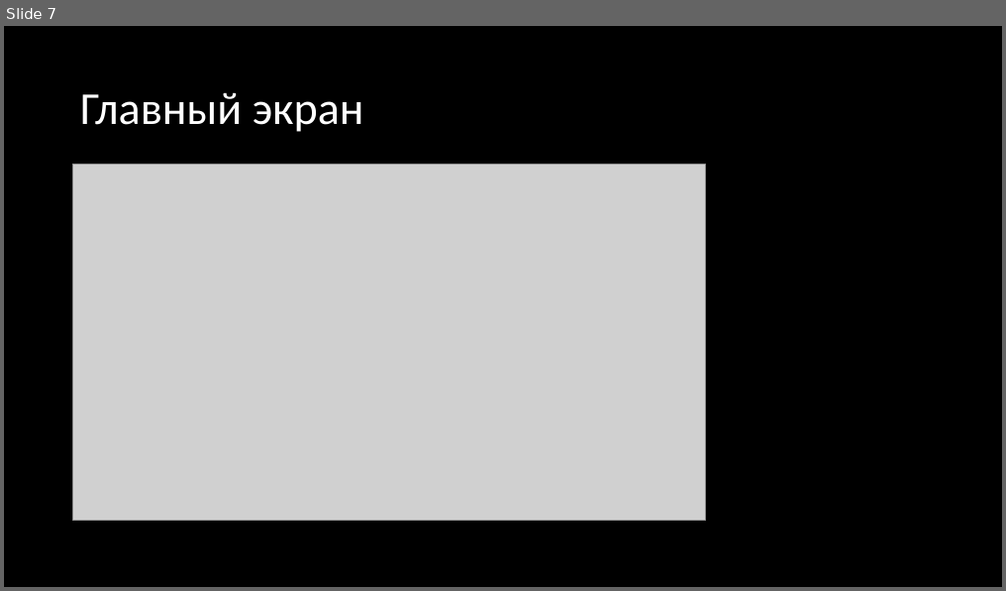
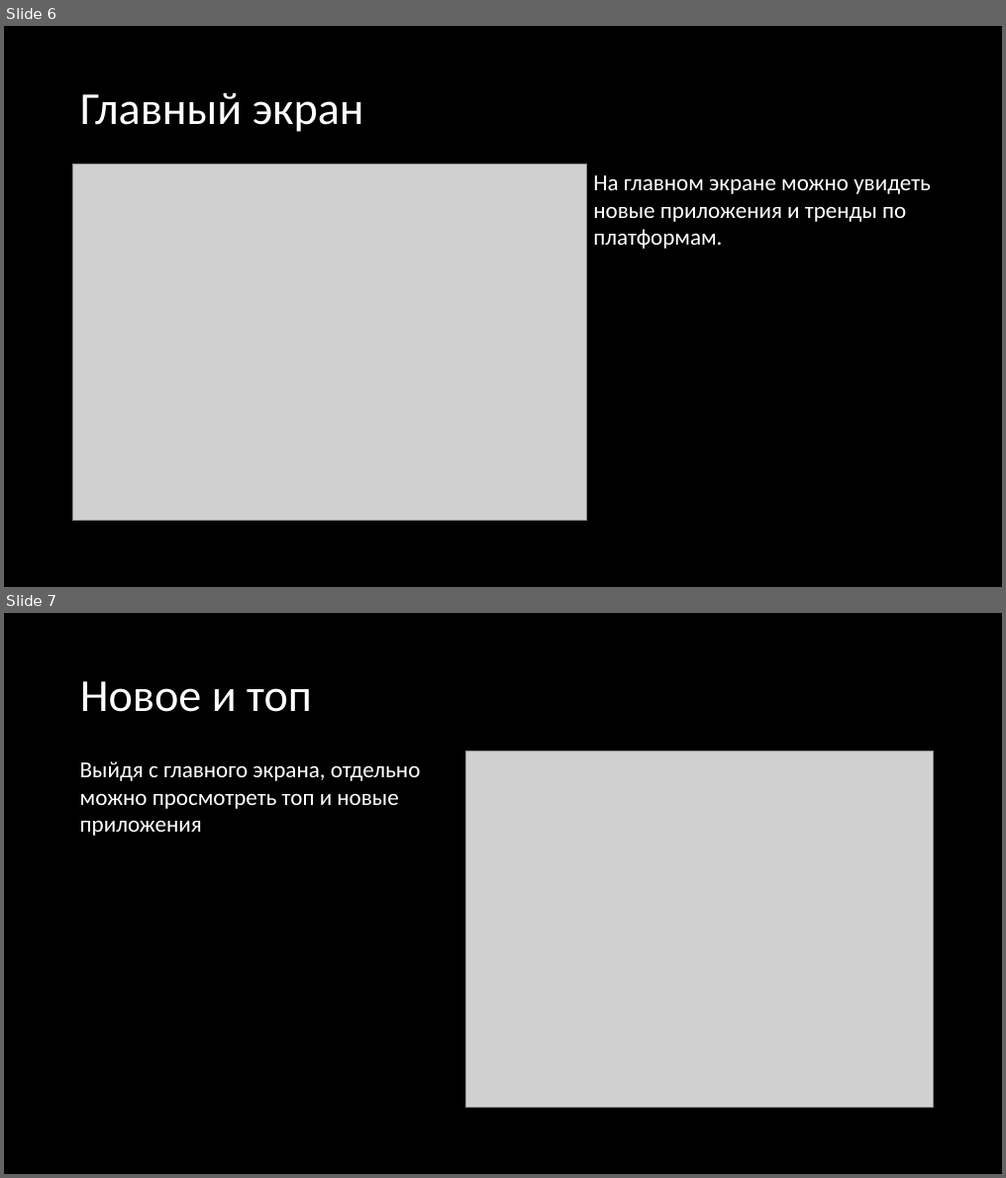
Before and after one commit to ultrasaks/bShop_web, a slide deck: проект.pptx. Shown one above the other, each under a label of ours: slide 7 before the commit, slides 6 and 7 after it. The pictures are 1006x591 and 1006x1178 pixels, drawn with LibreOffice and Linux fonts; fonts in the diff are those of the drawing; grey boxes stand for pictures. Boxes give left, top, right and bottom in pixels: in the first picture for what was removed or moved away, otherwise in the second. Text is boxed around its words. In the diff, an @@ line names an element or a change of style, - is before the commit and + after.

```diff
--- a/проект.pptx
+++ b/проект.pptx
@@ slide 7 added at <box>4,613,1002,1174</box>, background #000000 @@
@@ title added at <box>80,681,312,712</box>, 44 pt, text #FFFFFF @@
+Новое и топ
@@ picture added at <box>466,752,934,1108</box> @@
@@ text added at <box>80,761,421,836</box>, 22 pt, text #FFFFFF @@
+Выйдя с главного экрана, отдельно можно просмотреть топ и новые приложения
@@ what was slide 7 is now slide 6 @@
@@ slide 6 changed as well @@
@@ picture: place and size @@
-picture at <box>73,165,706,521</box>
+picture at <box>73,165,586,521</box>
@@ text added at <box>593,175,931,249</box>, 22 pt, text #FFFFFF @@
+На главном экране можно увидеть новые приложения и тренды по платформам.
```
Also in this commit, not shown: 5 other slides changed, 11 other slides added, 5 slides removed.
